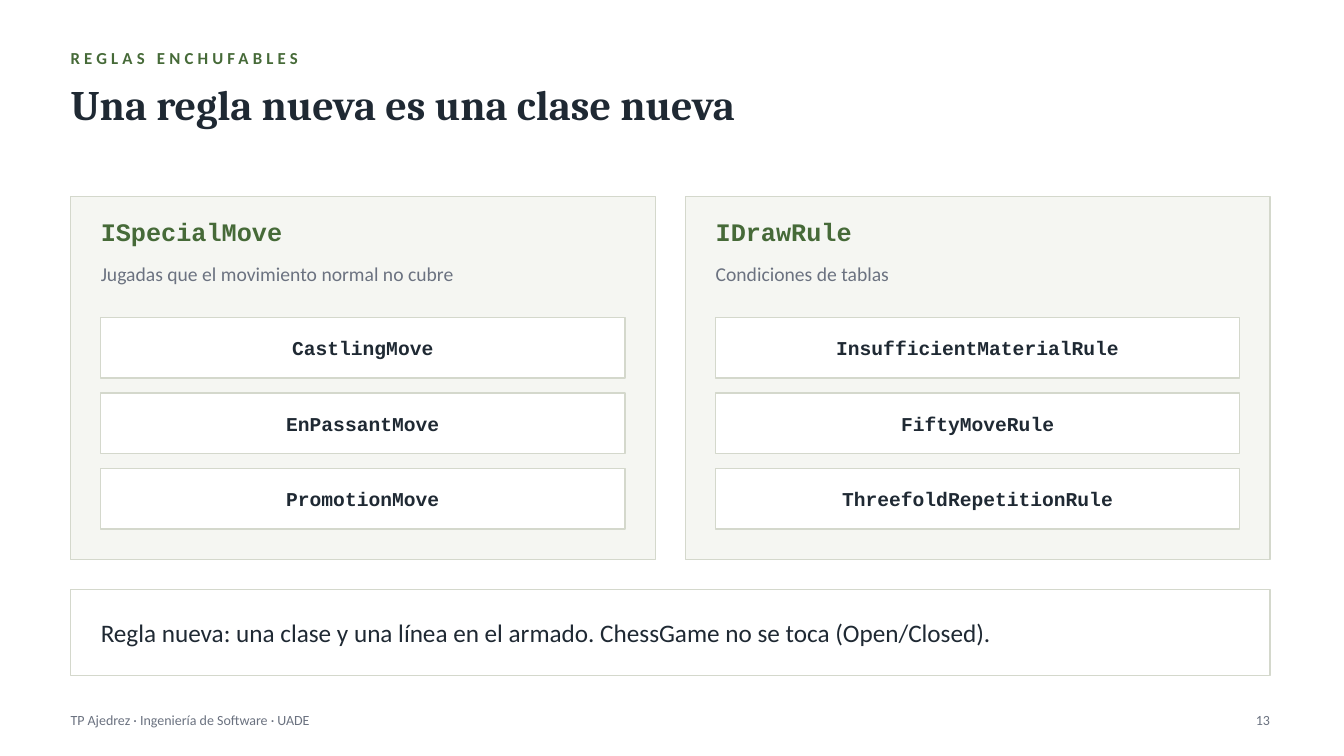
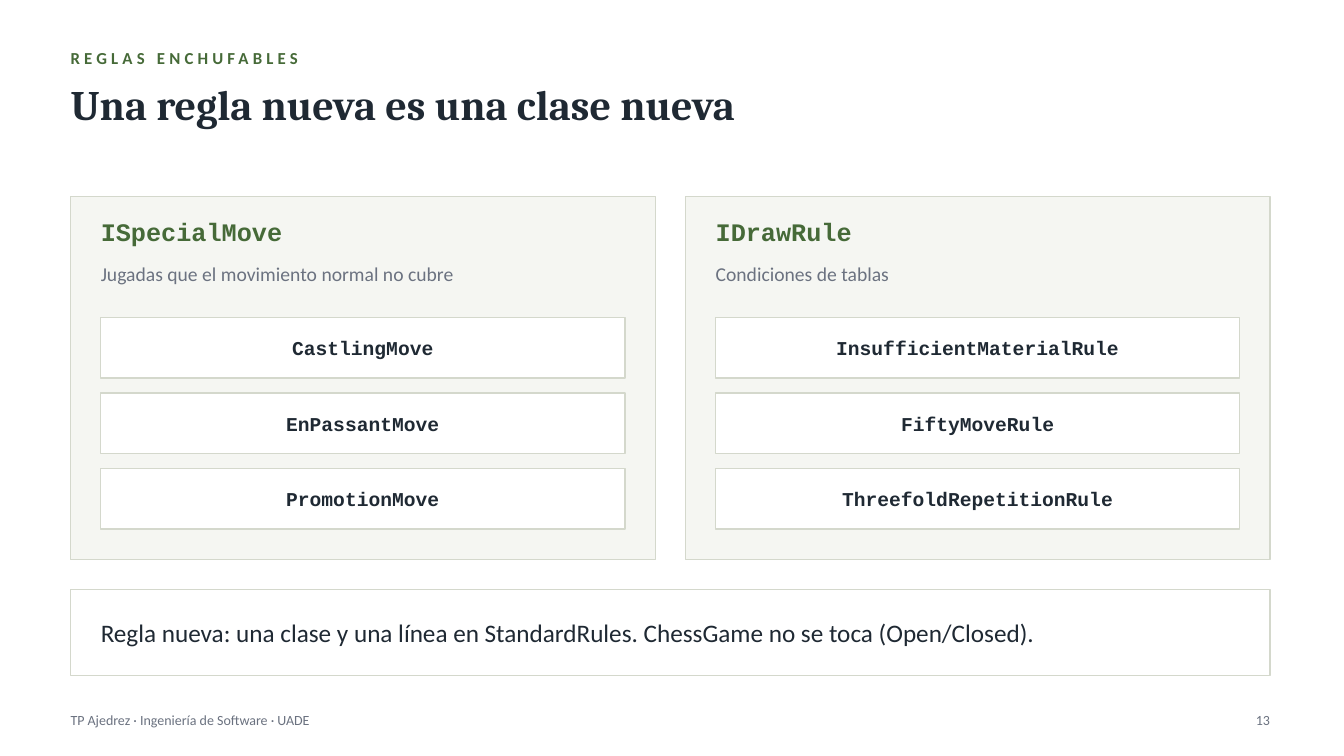
Before and after one commit to Ogstra/tp-ajedrez, a slide deck: slide 13 of docs/presentacion.pptx. Drawn at 1344x756 pixels with LibreOffice and Linux fonts; fonts in the diff are those of the drawing. Boxes give left, top, right and bottom in pixels: in the first picture for what was removed or moved away, otherwise in the second. Text is boxed around its words. In the diff, an @@ line names an element or a change of style, - is before the commit and + after.

Commit message:
Documentacion al dia y fuera los documentos de trabajo viejos
README, justificacion (y su docx), cambios de usuarios, lista del UML y presentacion con los
paquetes en ingles, StandardRules, el Decorator en las dos interfaces, BoardView, rehacer que
vuelve a anunciar el final y los conteos de pruebas. Se borran los planes de docs/superpowers,
ui-review.md y estado-final.md, que eran notas de trabajo y no entregables.

```diff
--- a/docs/presentacion.pptx
+++ b/docs/presentacion.pptx
@@ text at <box>101,624,1034,647</box>: text changed @@
-Regla nueva: una clase y una línea en el armado. ChessGame no se toca (Open/Closed).
+Regla nueva: una clase y una línea en StandardRules. ChessGame no se toca (Open/Closed).
```
Also in this commit, not shown: 3 other slides changed, 17 other files.
